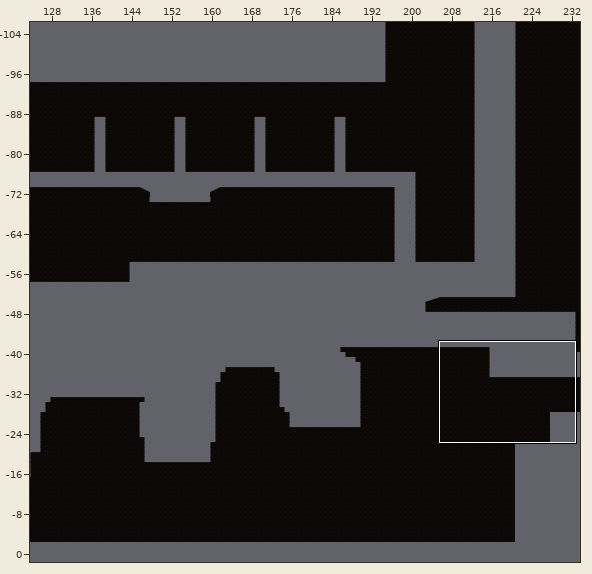
Two states of a Tiled map, Assets/Tiled/Level1TileMap/map1-2-1.tmx. Above, an overview of the earlier version with the close-up marked.
Close-up. Before:
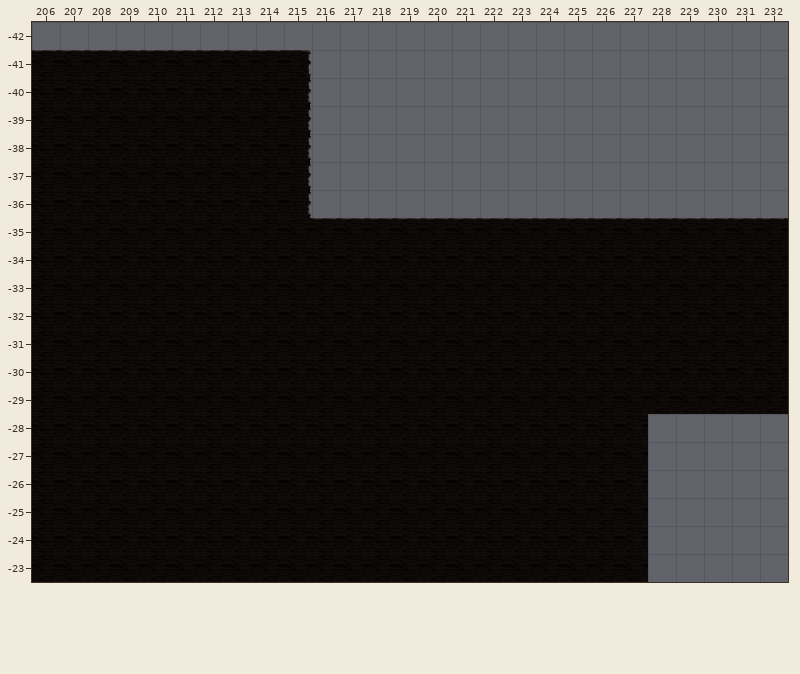
Cells are 256x256 px. Shown: x 206..232, y -42..-23. The commit also changed other parts of the map, which this record leaves out.
After the commit:
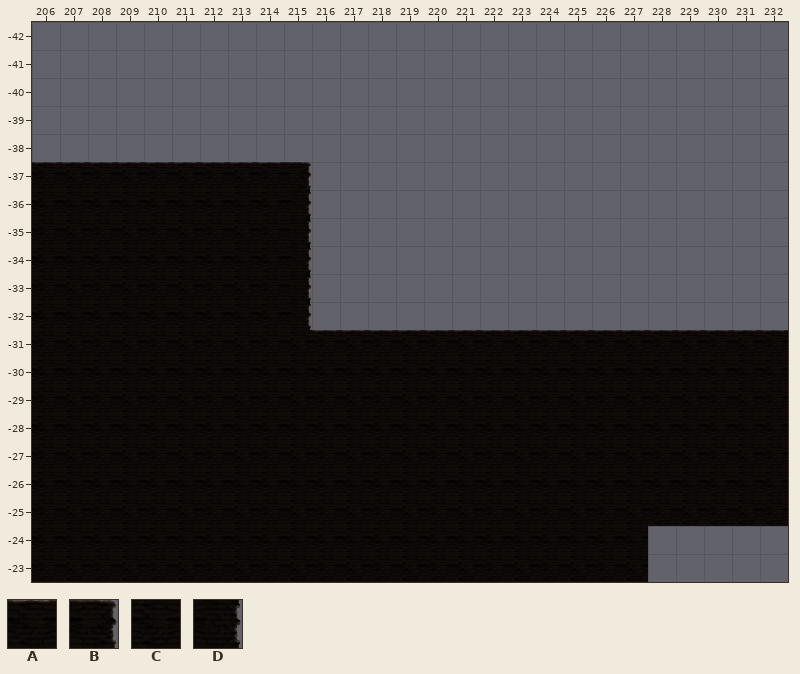
Key: from "Level1 Tileset": A 0, B 2, C 8, D 10.
_ is an empty cell, . an unchanged one.
From old to new:
--- layer "ground"
@@ x 206..215 @@
--41 AAAAAAAAAB
--40 CCCCCCCCCD
--39 CCCCCCCCCD
--38 CCCCCCCCCD
--37 CCCCCCCCCD
+-41 __________
+-40 __________
+-39 __________
+-38 __________
+-37 AAAAAAAAAB
@@ x 215..232 @@
--35 CAAAAAAAAAAAAAAAAA
--34 CCCCCCCCCCCCCCCCCC
--33 CCCCCCCCCCCCCCCCCC
--32 CCCCCCCCCCCCCCCCCC
--31 .CCCCCCCCCCCCCCCCC
+-35 D_________________
+-34 D_________________
+-33 D_________________
+-32 D_________________
+-31 .AAAAAAAAAAAAAAAAA
@@ x 228..232 @@
--28 _____
--27 _____
--26 _____
--25 _____
+-28 CCCCC
+-27 CCCCC
+-26 CCCCC
+-25 CCCCC
Where, in picture pixels (left, top, right, bottom), the same in both close-ups:
changed: (32, 50, 311, 190)
changed: (289, 218, 788, 332)
added: (648, 414, 788, 526)
